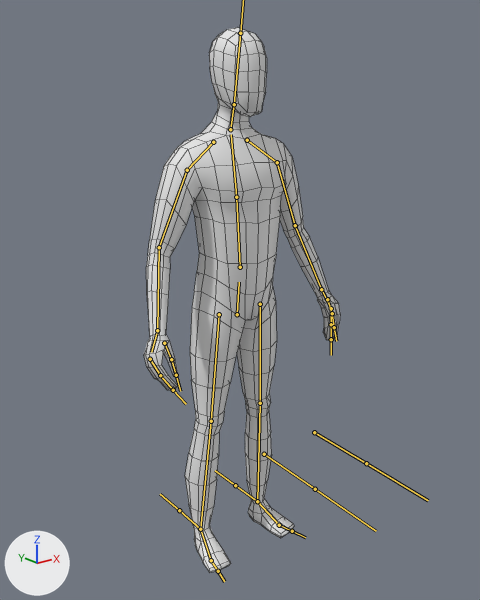
The FBX model Assets/Models/Mannequin.fbx as it was, and as the next commit left it.
Camera for both pictures: a 50 mm lens placed at (-1.321, -1.667, 1.601), pointed at (-0.015, -0.034, 0.948). Every picture has the same lights, and +X, +Y and +Z are marked at lower left. The bones that bend it are drawn over the model as lines. Mesh edges are drawn as thin lines.
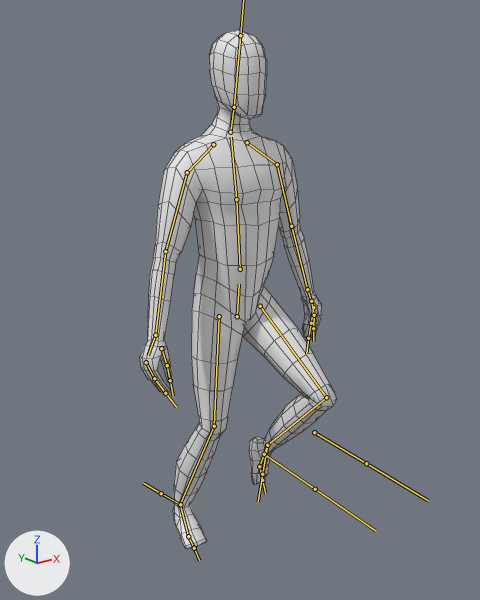
The newer file adds an action. The first version stands in its rest pose; the second is drawn at frame 26 of the action 'Armature|Walk'.

Where the change shows, as pixel boxes [x1, y1, x2, y2] in the pictures (480 x 600 px):
'Cube', posed: before [144, 27, 340, 573]; after [140, 30, 337, 549]
bone 'Upper Arm.L', root to tip: before (277, 162) to (295, 225); after (277, 164) to (291, 226)
bone 'Lower Arm.L', root to tip: before (295, 225) to (321, 289); after (291, 226) to (307, 289)
bone 'Upper Arm.R', root to tip: before (187, 170) to (159, 247); after (187, 172) to (165, 251)
bone 'Lower Arm.R', root to tip: before (159, 247) to (157, 330); after (165, 251) to (155, 335)
bone 'Upper Leg.L', root to tip: before (260, 304) to (260, 403); after (260, 306) to (326, 397)
bone 'Lower Leg.L', root to tip: before (260, 403) to (257, 501); after (326, 397) to (267, 445)
bone 'Foot.L', root to tip: before (257, 501) to (279, 525); after (267, 445) to (259, 466)
bone 'Upper Leg.R', root to tip: before (219, 314) to (211, 421); after (219, 316) to (214, 426)
bone 'Lower Leg.R', root to tip: before (211, 421) to (200, 529); after (214, 426) to (180, 504)
bone 'Foot.R', root to tip: before (200, 529) to (211, 560); after (180, 504) to (188, 536)

What the commit changed:
Bone 'Upper Arm.L' (bone_upper_arm_l) turns from (0, 0, 0) to (-4, 2, 0) degrees about its own x, y and z.
Bone 'Lower Arm.L' (bone_lower_arm_l) turns from (0, 0, 0) to (-9, 2, -1) degrees about its own x, y and z.
Bone 'Upper Arm.R' (bone_upper_arm_r) turns from (0, 0, 0) to (8, 4, 0) degrees about its own x, y and z.
Bone 'Lower Arm.R' (bone_lower_arm_r) turns from (0, 0, 0) to (-19, -5, -1) degrees about its own x, y and z.
Bone 'Upper Leg.L' (bone_upper_leg_l) turns from (0, 0, 0) to (56, 1, 3) degrees about its own x, y and z.
Bone 'Lower Leg.L' (bone_lower_leg_l) turns from (0, 0, 0) to (-95, -3, -3) degrees about its own x, y and z.
Bone 'Foot.L' (bone_foot_l) turns from (0, 0, 0) to (-41, -7, -6) degrees about its own x, y and z.
Bone 'Upper Leg.R' (bone_upper_leg_r) turns from (0, 0, 0) to (4, 0, -1) degrees about its own x, y and z.
Bone 'Lower Leg.R' (bone_lower_leg_r) turns from (0, 0, 0) to (-25, 0, 1) degrees about its own x, y and z.
Bone 'Foot.R' (bone_foot_r) turns from (0, 0, 0) to (10, 3, 3) degrees about its own x, y and z.
